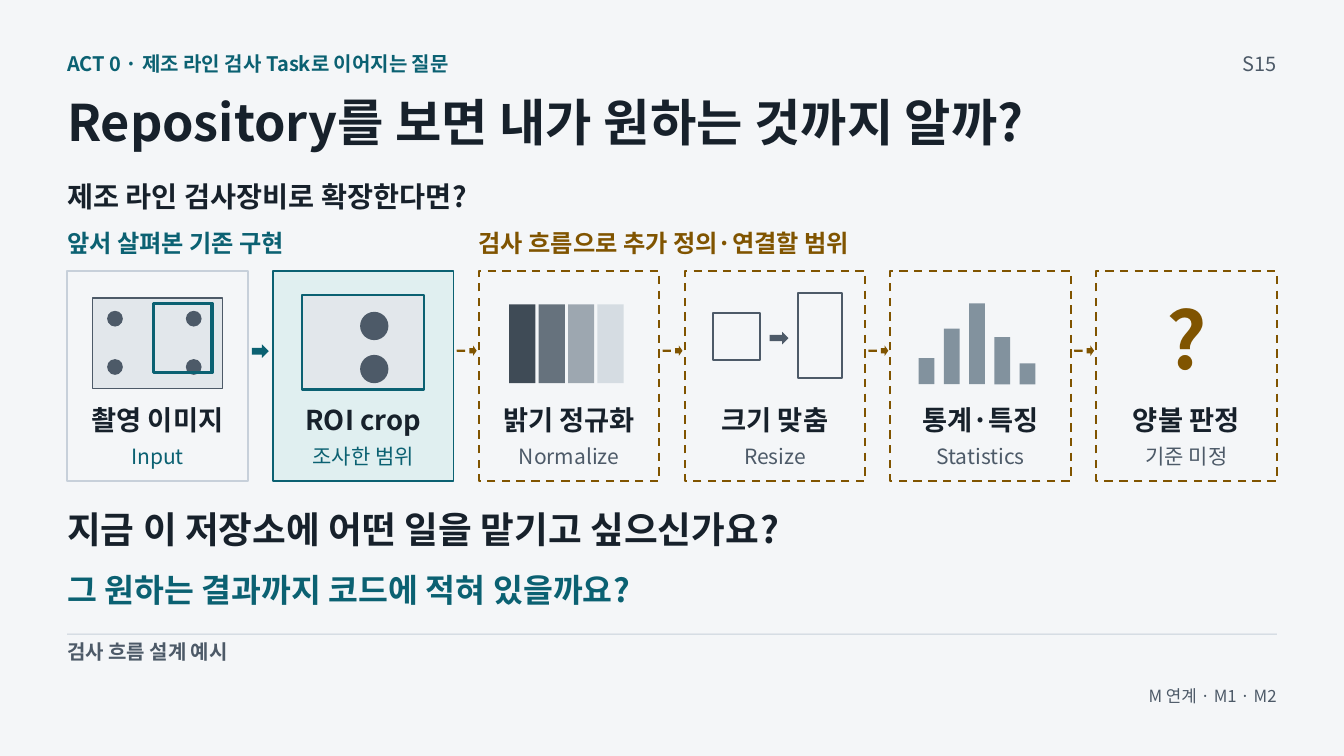
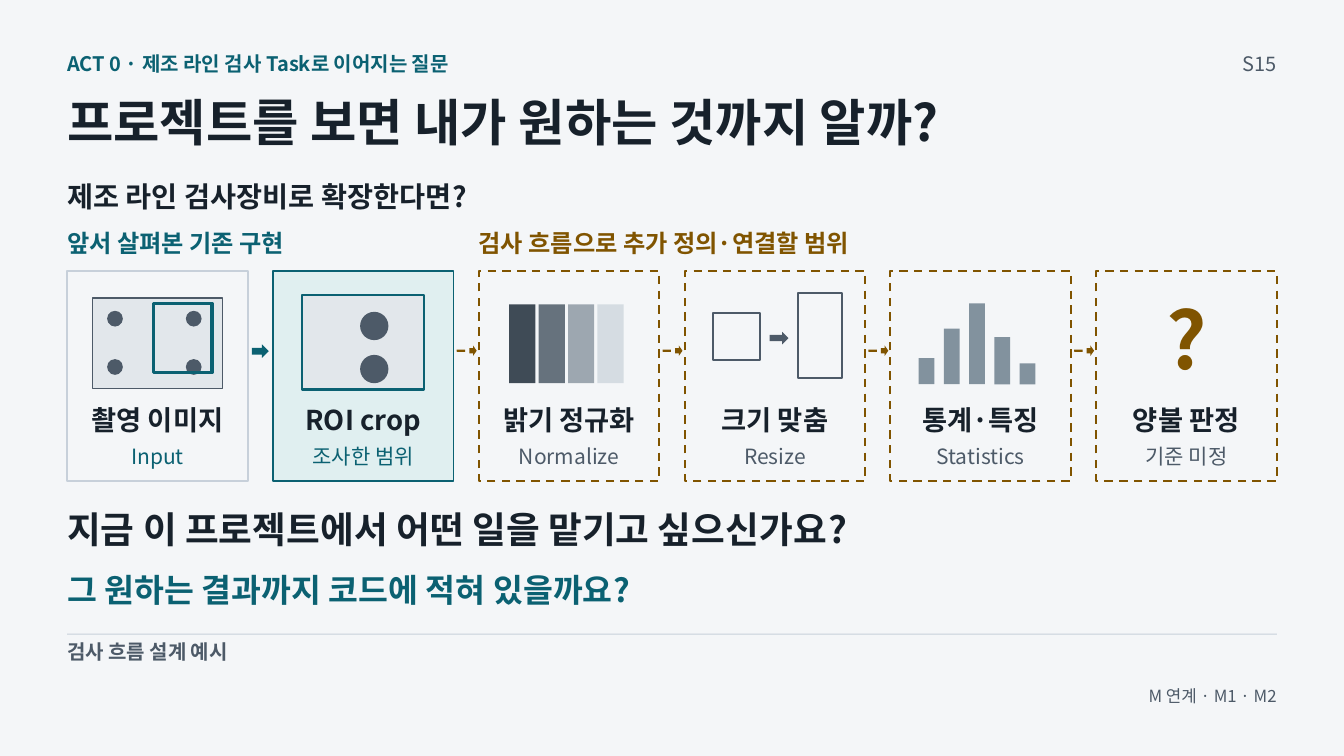
Before and after one commit to GideokKim/ai-dev-training, a slide deck: slide 15 of production/ACT_0.pptx. Drawn at 1344x756 pixels with LibreOffice and Linux fonts; fonts in the diff are those of the drawing. Boxes give left, top, right and bottom in pixels: in the first picture for what was removed or moved away, otherwise in the second. Text is boxed around its words. In the diff, an @@ line names an element or a change of style, - is before the commit and + after.

```diff
--- a/production/ACT_0.pptx
+++ b/production/ACT_0.pptx
@@ text at (67, 98, 939, 146): text changed @@
-Repository를 보면 내가 원하는 것까지 알까?
+프로젝트를 보면 내가 원하는 것까지 알까?
@@ text at (67, 512, 847, 547): text changed @@
-지금 이 저장소에 어떤 일을 맡기고 싶으신가요?
+지금 이 프로젝트에서 어떤 일을 맡기고 싶으신가요?
```
Also in this commit, not shown: 5 other slides changed, 44 other files.
